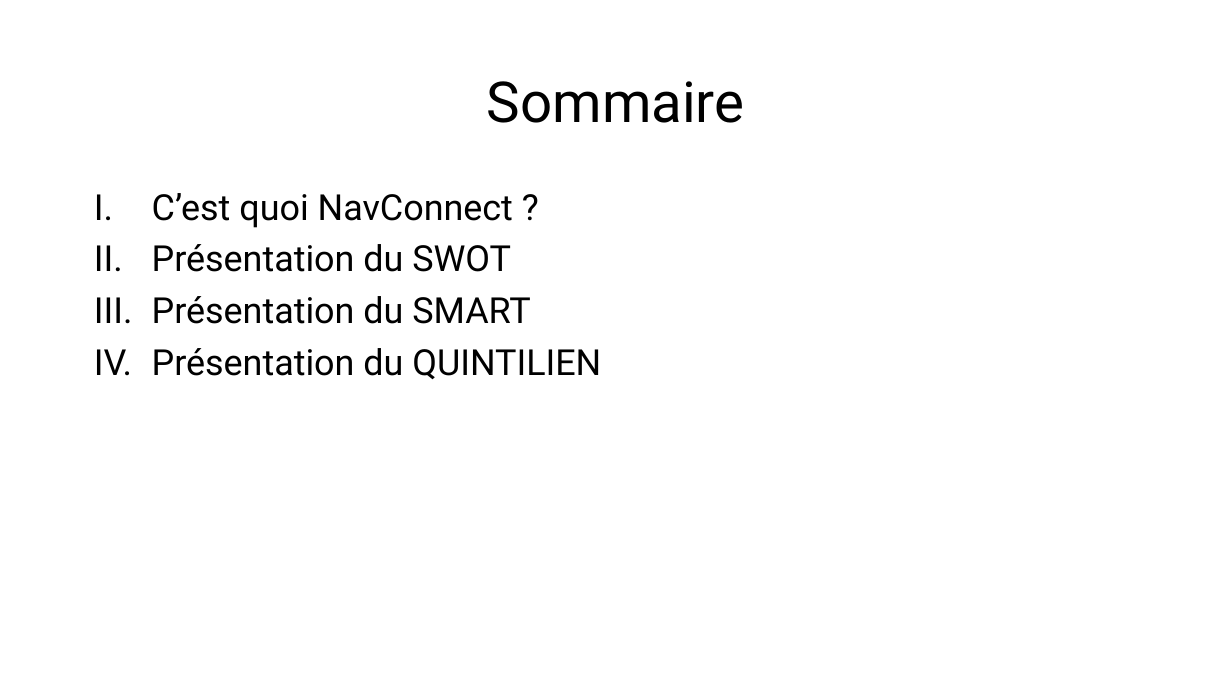
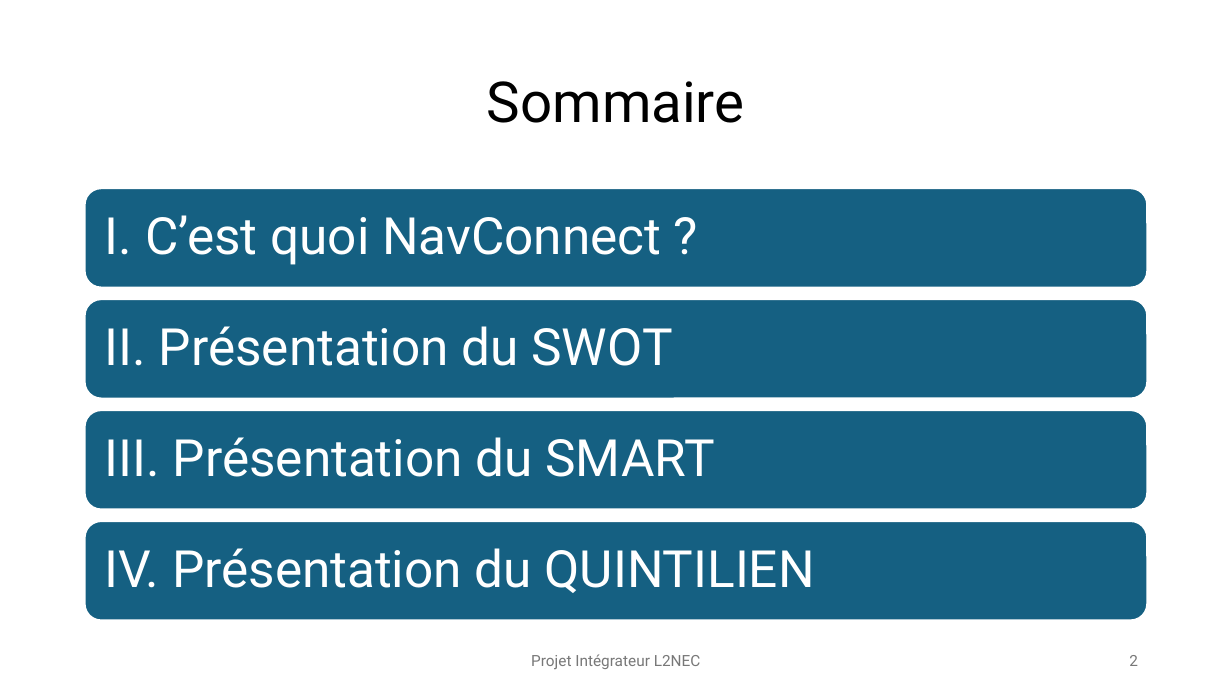
Before and after one commit to ArthurPeyre/UPPA_Navette, a slide deck: slide 2 of AVANT-PROJET/PrésentationAvantProjet.pptx. Drawn at 1232x693 pixels with LibreOffice and Linux fonts; fonts in the diff are those of the drawing. Boxes give left, top, right and bottom in pixels: in the first picture for what was removed or moved away, otherwise in the second. Text is boxed around its words. In the diff, an @@ line names an element or a change of style, - is before the commit and + after.

```diff
--- a/AVANT-PROJET/PrésentationAvantProjet.pptx
+++ b/AVANT-PROJET/PrésentationAvantProjet.pptx
@@ text removed at (x1=152, y1=193, x2=601, y2=379) @@
-I. C’est quoi NavConnect ?
-II. Présentation du SWOT
-III. Présentation du SMART
-IV. Présentation du QUINTILIEN
@@ group added at (x1=85, y1=189, x2=1148, y2=620): 4 rounded rectangles, 4 texts @@
+I. C’est quoi NavConnect ?
+II. Présentation du SWOT
+III. Présentation du SMART
+IV. Présentation du QUINTILIEN
@@ text added at (x1=531, y1=654, x2=701, y2=669), 12 pt, text #797979 @@
+Projet Intégrateur L2NEC
@@ page number added at (x1=1129, y1=655, x2=1138, y2=666), 12 pt, text #797979 @@
+2
```
Also in this commit, not shown: 5 slides added, 1 slide removed, 1 other file.
